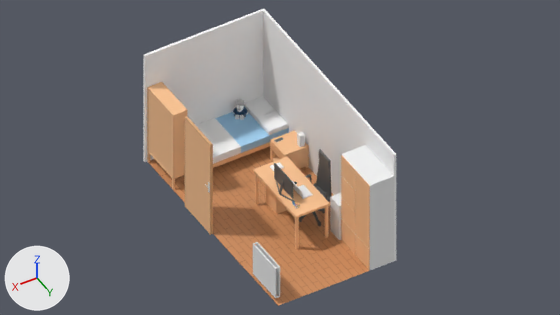
The Blender file Blender/02Bedroom/scene.blend: old version first, new version second.
One viewpoint serves both versions: the file's camera 'Camera'. Every picture has the same lights, and +X, +Y and +Z are marked at lower left.

Script lines for the objects in view, before the commit:
```python
me_floor = bpy.data.meshes.new('Floor')
me_floor.from_pydata(...)  # 4 vertices, 1 face; spans x 0.0..1.0, y 0.0..1.0, z 0.0
me_floor.materials.append(mat_woodflooring)  # picture img_wood_flooring_png
me_nightstand = bpy.data.meshes.new('Nightstand')
me_nightstand.from_pydata(...)  # 70 vertices, 81 faces; spans x 0.0..0.5, y 0.0..0.5, z 0.0..0.5
me_nightstand.materials.append(mat_woodfurniture)  # beige #ffc693
me_wall_001 = bpy.data.meshes.new('Wall.001')
me_wall_001.from_pydata(...)  # a box spanning x 0.0..2.0, y 0.0..2.0, z 0.0..2.0
me_wall_001.materials.append(mat_white)  # white #ffffff
ob_floor = bpy.data.objects.new('Floor', me_floor)
ob_floor.location = (0.0, 0.0, 0.0)
ob_floor.scale = (2.4, 4.6, 1.0)
ob_nightstand = bpy.data.objects.new('Nightstand', me_nightstand)
ob_nightstand.location = (0.5, 1.1, 0.0)
ob_nightstand.rotation_euler = (0.0, 0.0, 1.571)  # degrees (0, 0, 90)
ob_wall_001 = bpy.data.objects.new('Wall.001', me_wall_001)
ob_wall_001.location = (-0.05, 0.0, 0.0)
ob_wall_001.scale = (0.025, 2.3, 1.25)
# also in view: 'Wardrobe' at (0.26, 4.1, 1.0); 'Bookcase.001' at (2.25, 0.45, 0.88); 'Desk' at (1.0, 2.7, 0.41); 'Door' at (2.42, 1.85, 1.05); 'Heater' at (2.35, 4.1, 0.45)
```
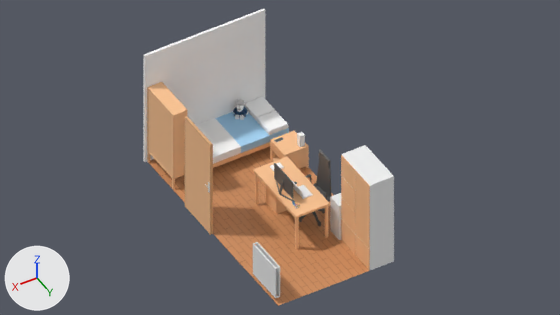
What differs and where, as boxes (x1, y1, x2, y2) in the pictures (560 x 315 px):
'Wall.001', hidden: before (263, 10, 396, 261)

The change in detail:
Object 'Wall.001' (ob_wall_001) is now hidden.
